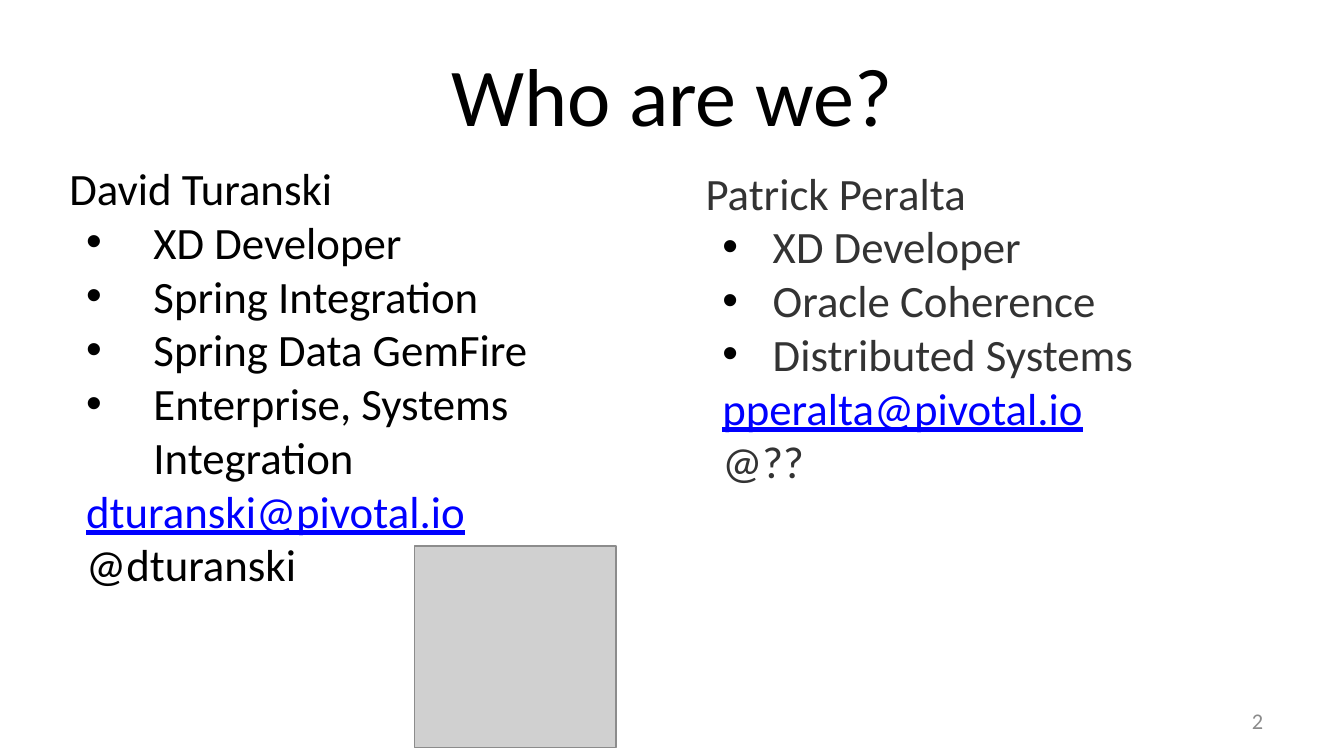
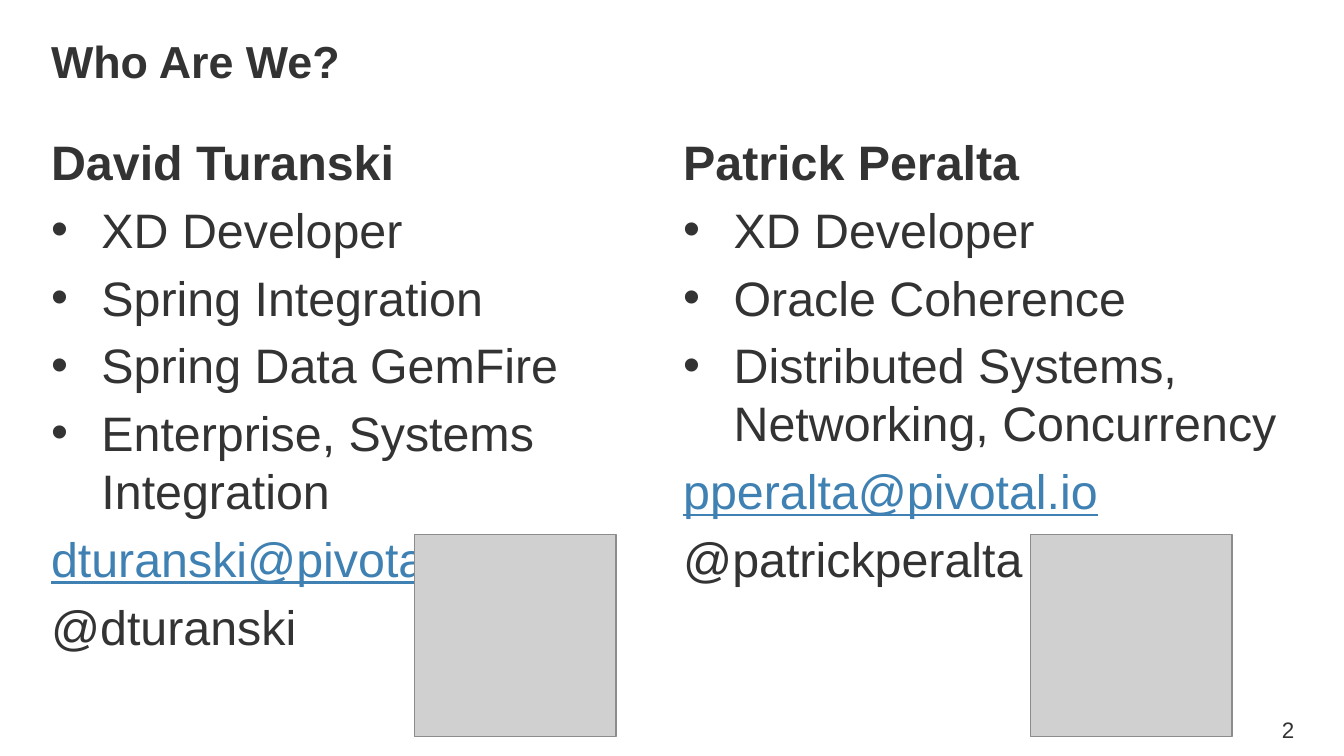
Before and after one commit to SpringOne2GX-2014/Spring-XD-Internals, a slide deck: slide 2 of Spring-XD-Internals-A-Guided-Tour.pptx. Drawn at 1344x756 pixels with LibreOffice and Linux fonts; fonts in the diff are those of the drawing; grey boxes stand for pictures; background and template pictures are left out. Boxes give left, top, right and bottom in pixels: in the first picture for what was removed or moved away, otherwise in the second. Text is boxed around its words. In the diff, an @@ line names an element or a change of style, - is before the commit and + after.

Commit message:
Updated formatting for slides

```diff
--- a/Spring-XD-Internals-A-Guided-Tour.pptx
+++ b/Spring-XD-Internals-A-Guided-Tour.pptx
@@ title at <box>51,45,340,79</box>: text changed; size 44 to 24 pt; font Calibri to Arial; text colour #000000 to #333333; bold on @@
-Who are we?
+Who Are We?
@@ text "David Turanski": place and size @@
-text "David Turanski" at <box>69,174,528,586</box>
+text "David Turanski" at <box>51,145,558,587</box>
@@ text "David Turanski" at <box>51,145,558,587</box>: size 24 to 25.9 pt, font Calibri to Arial; text colour #000000 to #333333 in "David Turanski", "XD Developer", "Spring Integration", "Spring Data GemFire" and 2 more places; bold on in "David Turanski"; text colour #0000FF to #3F81B3 in "dturanski@pivotal.io"; indent changed; more space between paragraphs @@
@@ text at <box>683,145,1126,519</box>: size 24 to 25.9 pt, font Calibri to Arial in "Patrick Peralta", "XD Developer", "Oracle Coherence", "pperalta@pivotal.io"; bold on in "Patrick Peralta"; text colour #0000FF to #3F81B3 in "pperalta@pivotal.io"; indent changed; more space between paragraphs @@
@@ text "Patrick Peralta": place and size @@
-text "Patrick Peralta" at <box>706,179,1133,433</box>
+text "Patrick Peralta" at <box>683,145,1276,587</box>
@@ text at <box>734,348,1276,451</box>: text changed; size 24 to 25.9 pt; font Calibri to Arial @@
-• Distributed Systems
+• Distributed Systems, Networking, Concurrency
@@ picture: place and size @@
-picture at <box>414,546,616,747</box>
+picture at <box>414,535,616,737</box>
@@ picture added at <box>1031,535,1232,737</box> @@
@@ text at <box>683,542,1022,587</box>: text changed; size 24 to 25.9 pt; font Calibri to Arial @@
-@??
+@patrickperalta
@@ page number: place and size @@
-page number at <box>1252,714,1263,729</box>
+page number at <box>1282,722,1294,738</box>
@@ page number at <box>1282,722,1294,738</box>: font Calibri to Arial, text colour #8C8C8C to #333333 @@
```
Also in this commit, not shown: 30 other slides changed, 3 slides added.
